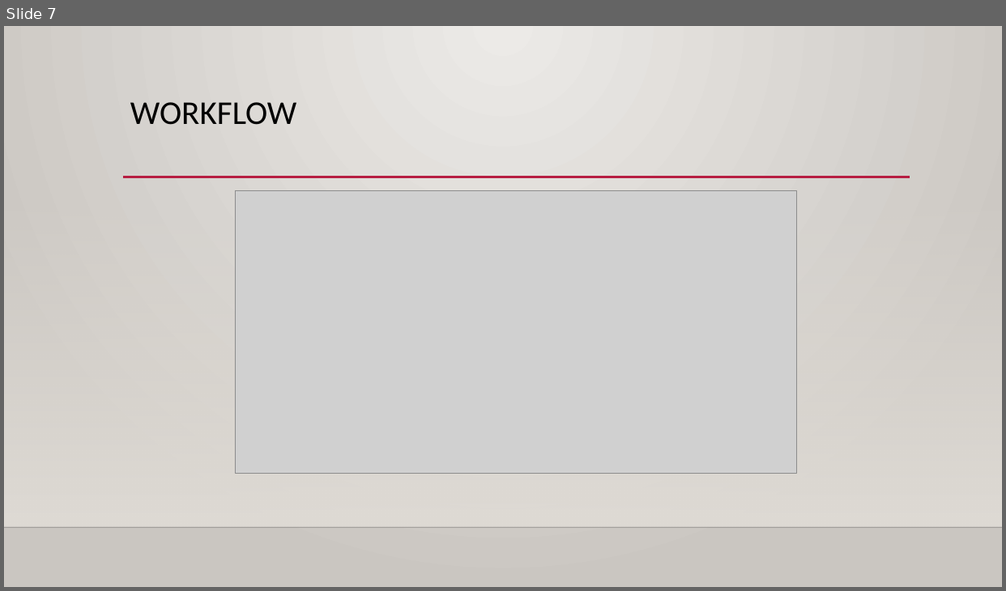
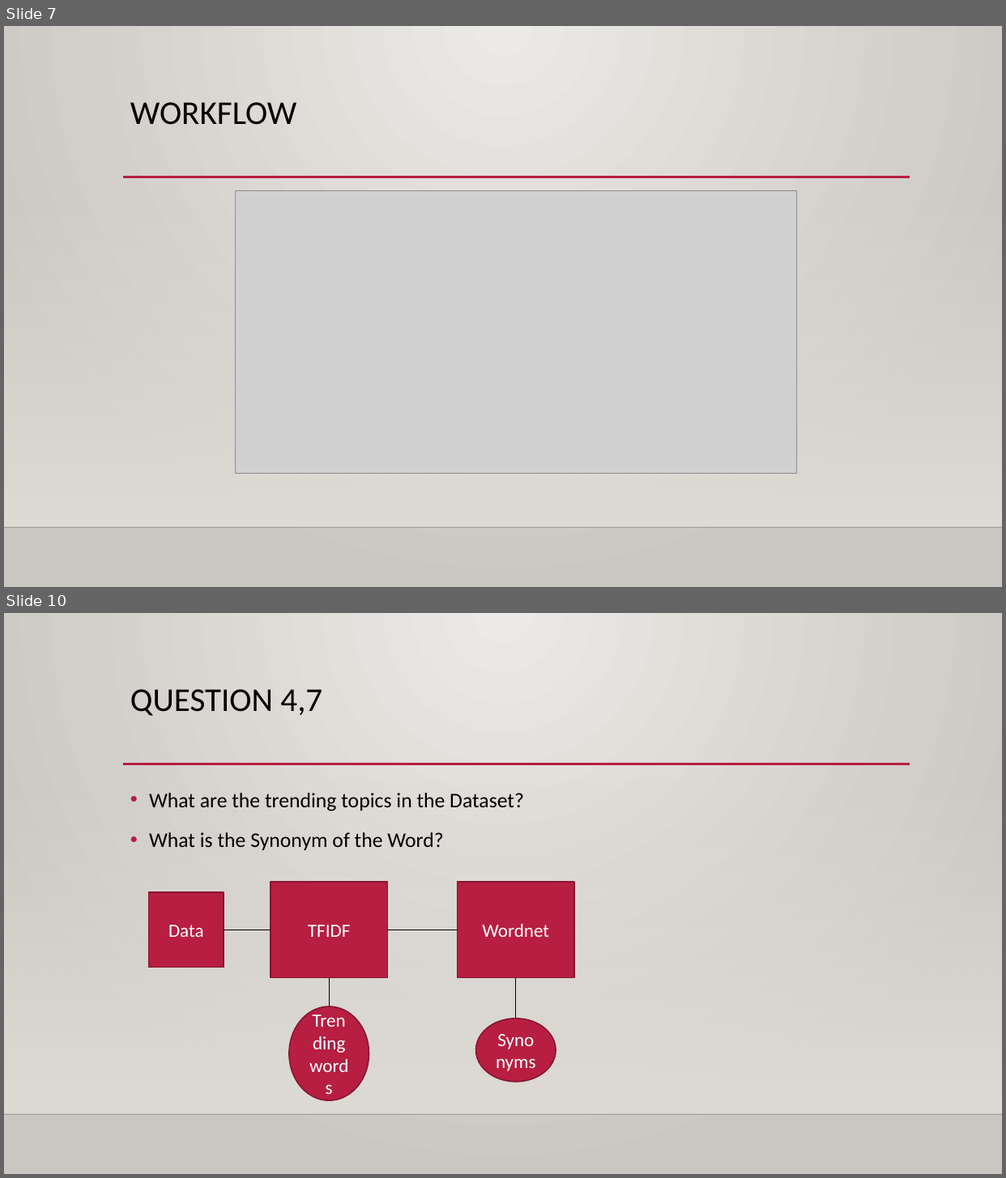
Before and after one commit to nikky4222/Knowledge-Discovery-Management-Summer-2017, a slide deck: Project/Source/Intelligent QA SYSTEM.pptx. Shown one above the other, each under a label of ours: slide 7 before the commit, slides 7 and 10 after it; the slides between them are not shown. The pictures are 1006x591 and 1006x1178 pixels, drawn with LibreOffice and Linux fonts; fonts in the diff are those of the drawing; grey boxes stand for pictures; background and template pictures are left out. Boxes give left, top, right and bottom in pixels: in the first picture for what was removed or moved away, otherwise in the second. Text is boxed around its words. In the diff, an @@ line names an element or a change of style, - is before the commit and + after.

```diff
--- a/Project/Source/Intelligent QA SYSTEM.pptx
+++ b/Project/Source/Intelligent QA SYSTEM.pptx
@@ slide 10 added at (x1=4, y1=613, x2=1002, y2=1174), background gradient #ECEAE7 to #CAC7C1; not listed: 3 template elements that a slide beside it also shows @@
@@ title added at (x1=130, y1=689, x2=322, y2=716), 32 pt, text #000000 @@
+QUESTION 4,7
@@ text added at (x1=149, y1=793, x2=524, y2=850), 20 pt, text #000000 @@
+• What are the trending topics in the Dataset?
+• What is the Synonym of the Word?
@@ rectangle added at (x1=148, y1=892, x2=224, y2=967), fill #B71E42, outline #871631 1.25 pt, 18 pt, text #FFFFFF @@
+Data
@@ rectangle added at (x1=270, y1=882, x2=387, y2=978), fill #B71E42, outline #871631 1.25 pt, 18 pt, text #FFFFFF @@
+TFIDF
@@ rectangle added at (x1=458, y1=882, x2=574, y2=978), fill #B71E42, outline #871631 1.25 pt, 18 pt, text #FFFFFF @@
+Wordnet
@@ line added from (224, 930) to (270, 930), #000000 0.75 pt @@
@@ line added from (387, 930) to (458, 930), #000000 0.75 pt @@
@@ line added from (329, 978) to (329, 1007), #000000 0.75 pt @@
@@ line added from (516, 978) to (516, 1019), #000000 0.75 pt @@
@@ ellipse added at (x1=289, y1=1007, x2=369, y2=1101), fill #B71E42, outline #871631 1.25 pt, 18 pt, text #FFFFFF @@
+Trending words
@@ ellipse added at (x1=476, y1=1019, x2=556, y2=1082), fill #B71E42, outline #871631 1.25 pt, 18 pt, text #FFFFFF @@
+Synonyms
```
Also in this commit, not shown: 4 other slides added, 1 slide removed.
